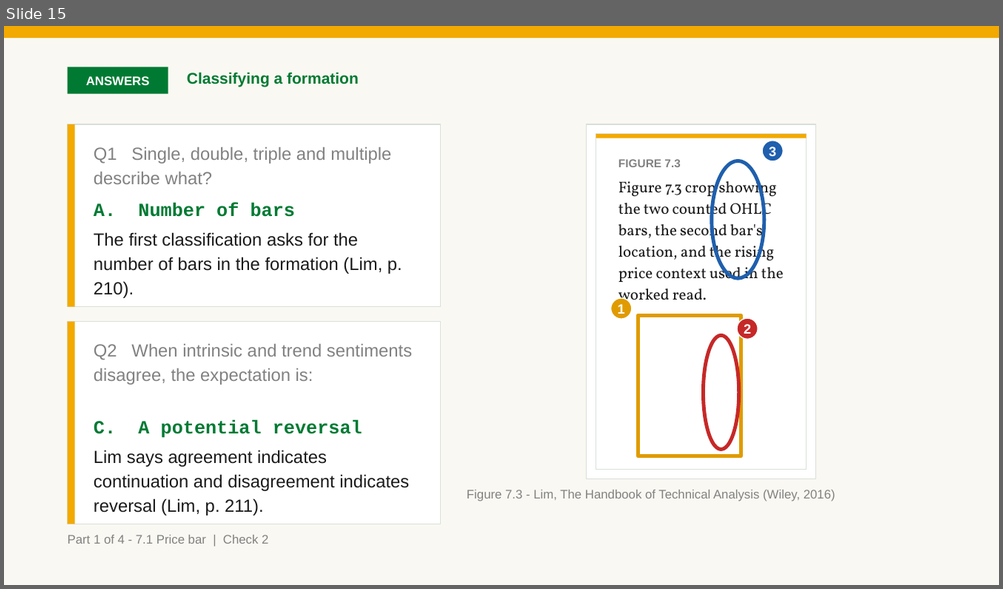
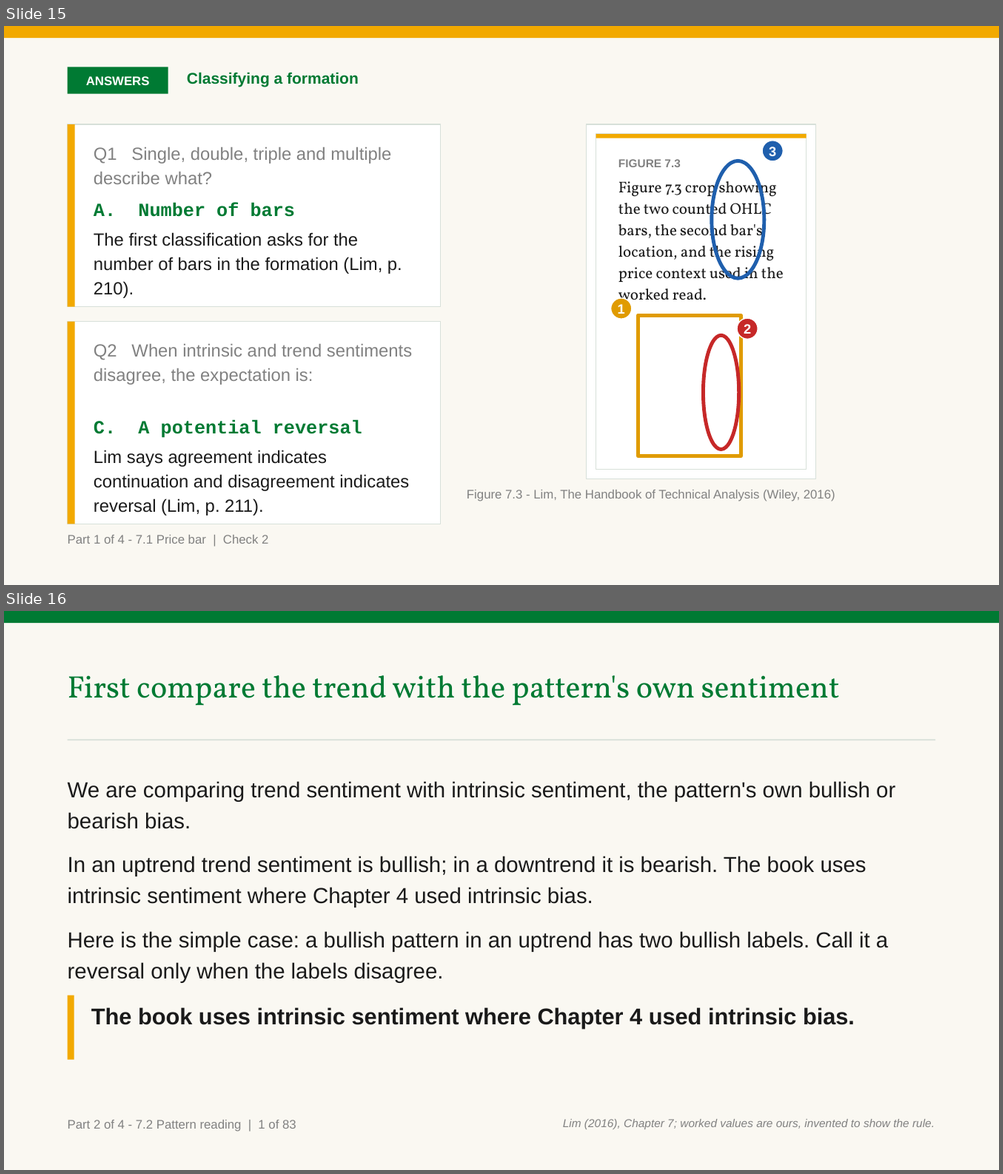
Before and after one commit to benjiesotelo-sudo/Telos_FIN1209, a slide deck: chapter-07/FIN1209-Chapter-07.pptx. Shown one above the other, each under a label of ours: slide 15 before the commit, slides 15 and 16 after it. The pictures are 1003x589 and 1003x1174 pixels, drawn with LibreOffice and Linux fonts; fonts in the diff are those of the drawing. Boxes give left, top, right and bottom in pixels: in the first picture for what was removed or moved away, otherwise in the second. Text is boxed around its words. In the diff, an @@ line names an element or a change of style, - is before the commit and + after.

Commit message:
refine(ch7): complete Part 2 rework

```diff
--- a/chapter-07/FIN1209-Chapter-07.pptx
+++ b/chapter-07/FIN1209-Chapter-07.pptx
@@ slide 16 added at (4, 611, 999, 1170), background #FFFFFF @@
@@ rectangle added at (4, 611, 999, 1170), fill #FAF8F2 @@
@@ rectangle added at (4, 611, 999, 623), fill #007A33 @@
@@ text added at (68, 675, 839, 706), 30 pt, text #007A33 @@
+First compare the trend with the pattern's own sentiment
@@ rectangle added at (68, 739, 935, 741), fill #D7E0D9 @@
@@ text added at (68, 781, 895, 982), 21 pt, text #1A1A1A @@
+We are comparing trend sentiment with intrinsic sentiment, the pattern's own bullish or bearish bias.
+In an uptrend trend sentiment is bullish; in a downtrend it is bearish. The book uses intrinsic sentiment where Chapter 4 used intrinsic bias.
+Here is the simple case: a bullish pattern in an uptrend has two bullish labels. Call it a reversal only when the labels disagree.
@@ rectangle added at (68, 995, 74, 1059), fill #F2A900 @@
@@ text added at (91, 1008, 854, 1029), 22 pt, text #1A1A1A, bold @@
+The book uses intrinsic sentiment where Chapter 4 used intrinsic bias.
@@ text added at (68, 1120, 296, 1132), 12 pt, text #818181 @@
+Part 2 of 4 - 7.2 Pattern reading | 1 of 83
@@ text added at (563, 1119, 934, 1130), 11 pt, text #818181, italic @@
+Lim (2016), Chapter 7; worked values are ours, invented to show the rule.
```
Also in this commit, not shown: 8 slides changed, 127 other slides added, 37 slides removed, 2 other files.
